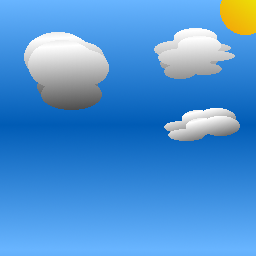
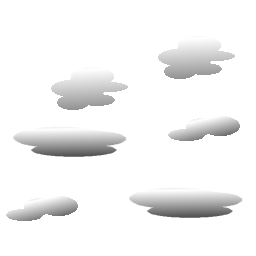
Revision of a layered 256x256 image; what changed, layer by layer:
hid "Layer" over (220, 0, 256, 35)
added layer "Transformation copy" above "Transformation" over (128, 187, 243, 218)
added layer "Transformation" above "Background copy #1" over (12, 126, 127, 157)
added layer "Background copy #2" above "Background copy" over (51, 67, 128, 110)
painted on "Background copy" over (28, 40, 109, 110)
painted on "Layer #1" over (6, 196, 78, 221)
hid "Background" over (0, 0, 256, 256)
